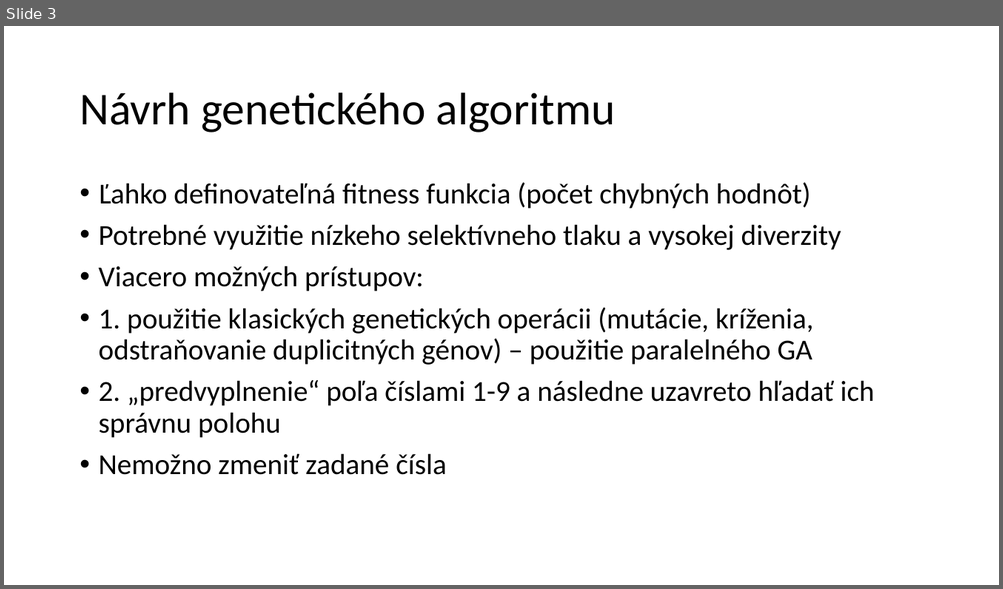
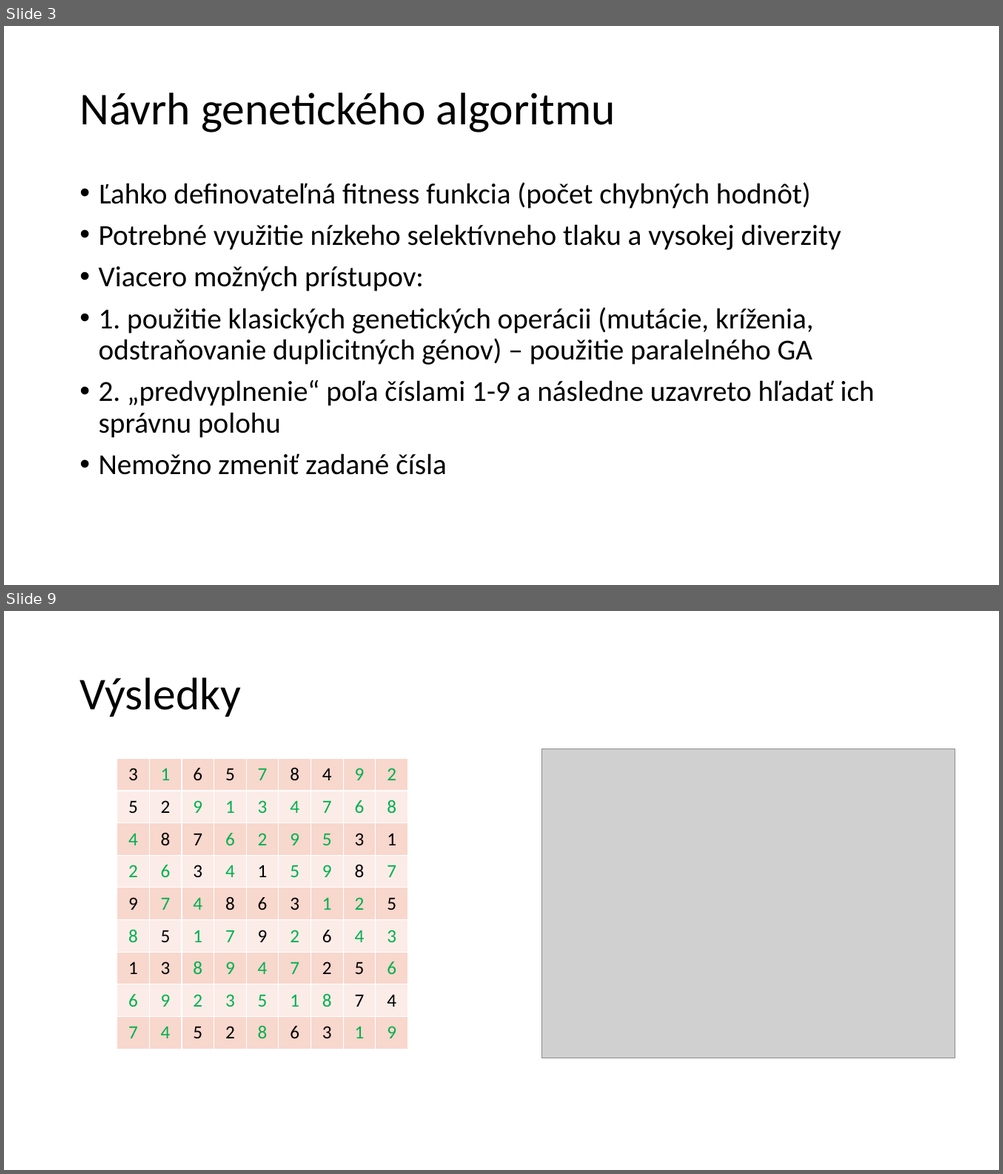
Before and after one commit to macricek/SudokuGA, a slide deck: sudoku.pptx. Shown one above the other, each under a label of ours: slide 3 before the commit, slides 3 and 9 after it; the slides between them are not shown. The pictures are 1003x589 and 1003x1174 pixels, drawn with LibreOffice and Linux fonts; fonts in the diff are those of the drawing; grey boxes stand for pictures. Boxes give left, top, right and bottom in pixels: in the first picture for what was removed or moved away, otherwise in the second. Text is boxed around its words. In the diff, an @@ line names an element or a change of style, - is before the commit and + after.

```diff
--- a/sudoku.pptx
+++ b/sudoku.pptx
@@ slide 9 added at (4, 611, 999, 1170), background #FFFFFF @@
@@ title added at (79, 678, 241, 717), 44 pt, text #000000 @@
+Výsledky
@@ table added at (116, 759, 405, 1050), 9 rows, 9 columns @@
+3 | 1 | 6 | 5 | 7 | 8 | 4 | 9 | 2
+5 | 2 | 9 | 1 | 3 | 4 | 7 | 6 | 8
+4 | 8 | 7 | 6 | 2 | 9 | 5 | 3 | 1
+2 | 6 | 3 | 4 | 1 | 5 | 9 | 8 | 7
+9 | 7 | 4 | 8 | 6 | 3 | 1 | 2 | 5
+8 | 5 | 1 | 7 | 9 | 2 | 6 | 4 | 3
+1 | 3 | 8 | 9 | 4 | 7 | 2 | 5 | 6
+6 | 9 | 2 | 3 | 5 | 1 | 8 | 7 | 4
+7 | 4 | 5 | 2 | 8 | 6 | 3 | 1 | 9
@@ picture added at (541, 749, 955, 1059) @@
```
Also in this commit, not shown: 1 slide changed, 7 other slides added, 1 other file.
